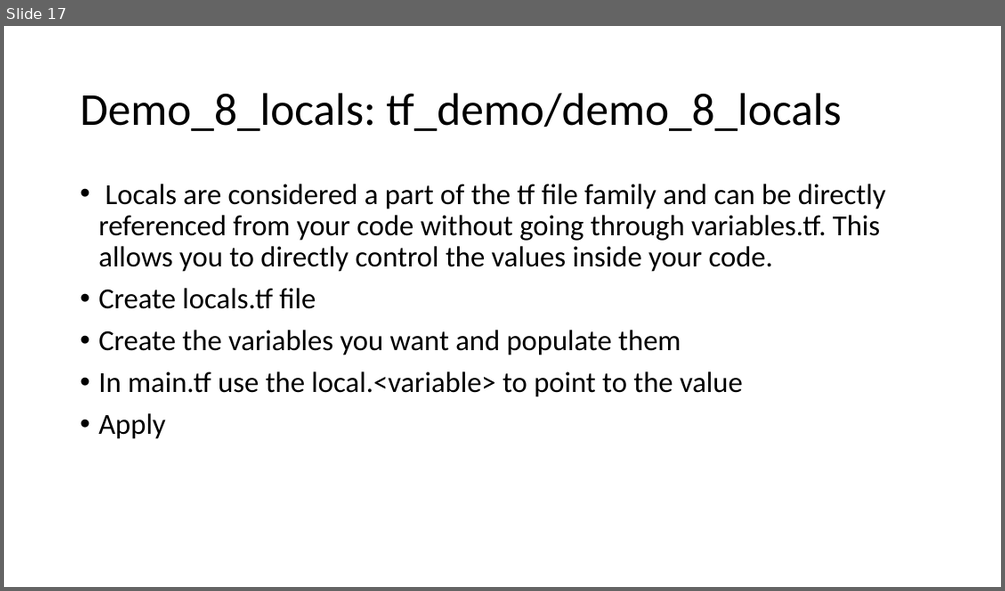
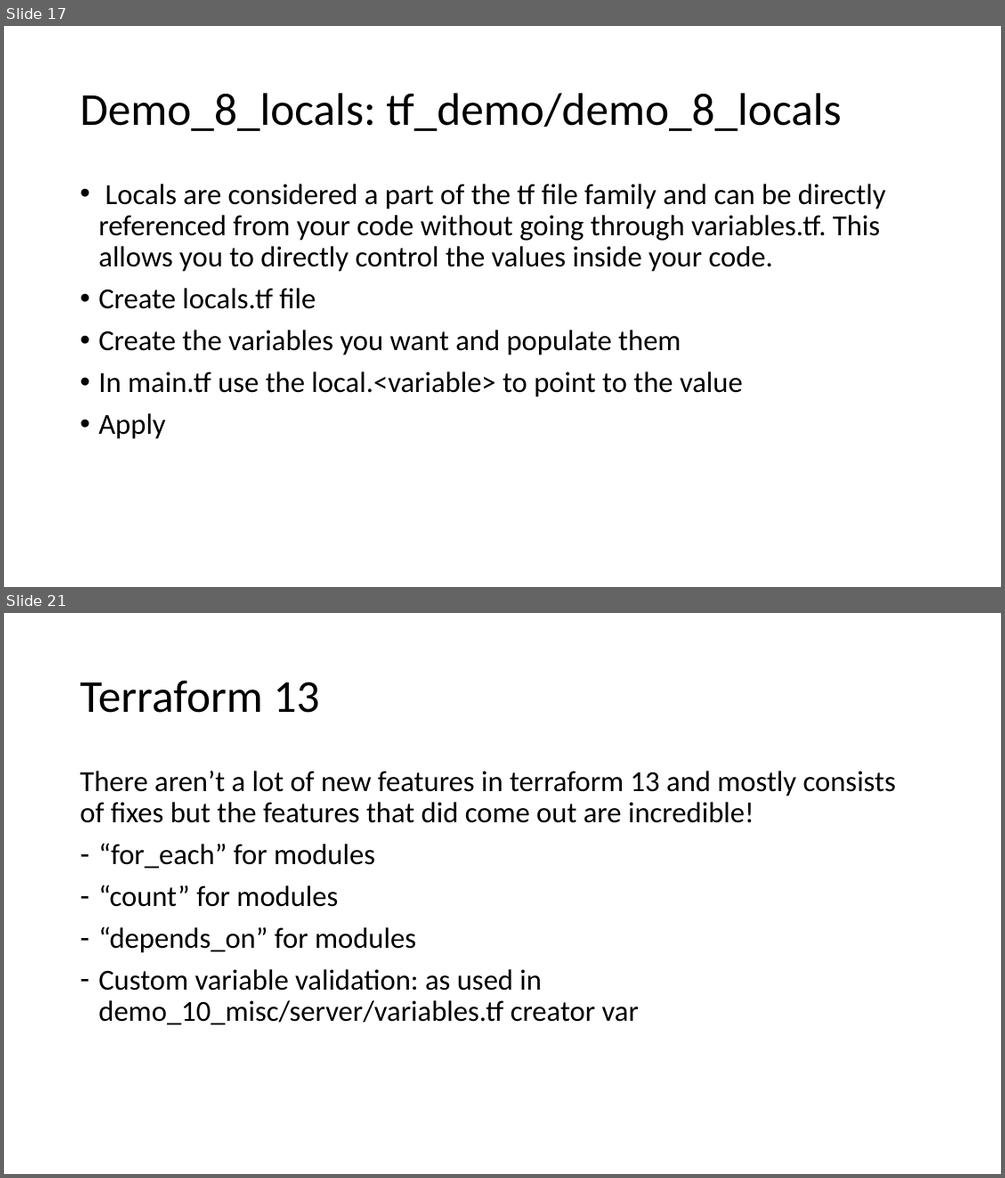
Before and after one commit to JohnMops/tf-demo, a slide deck: tf-demo-presentation.pptx. Shown one above the other, each under a label of ours: slide 17 before the commit, slides 17 and 21 after it; the slides between them are not shown. The pictures are 1005x591 and 1005x1178 pixels, drawn with LibreOffice and Linux fonts; fonts in the diff are those of the drawing. Boxes give left, top, right and bottom in pixels: in the first picture for what was removed or moved away, otherwise in the second. Text is boxed around its words. In the diff, an @@ line names an element or a change of style, - is before the commit and + after.

```diff
--- a/tf-demo-presentation.pptx
+++ b/tf-demo-presentation.pptx
@@ slide 21 added at <box>4,613,1001,1174</box>, background #FFFFFF @@
@@ title added at <box>80,680,320,713</box>, 44 pt, text #000000 @@
+Terraform 13
@@ text added at <box>80,771,896,1025</box>, 28 pt, text #000000 @@
+There aren’t a lot of new features in terraform 13 and mostly consists of fixes but the features that did come out are incredible!
+– “for_each” for modules
+– “count” for modules
+– “depends_on” for modules
+– Custom variable validation: as used in demo_10_misc/server/variables.tf creator var
```
Also in this commit, not shown: 4 other slides added.
